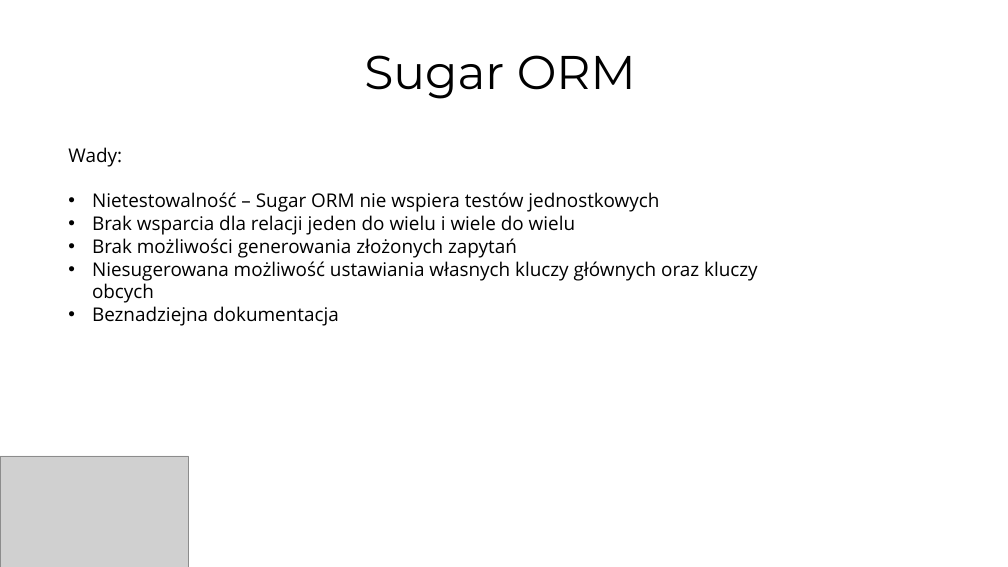
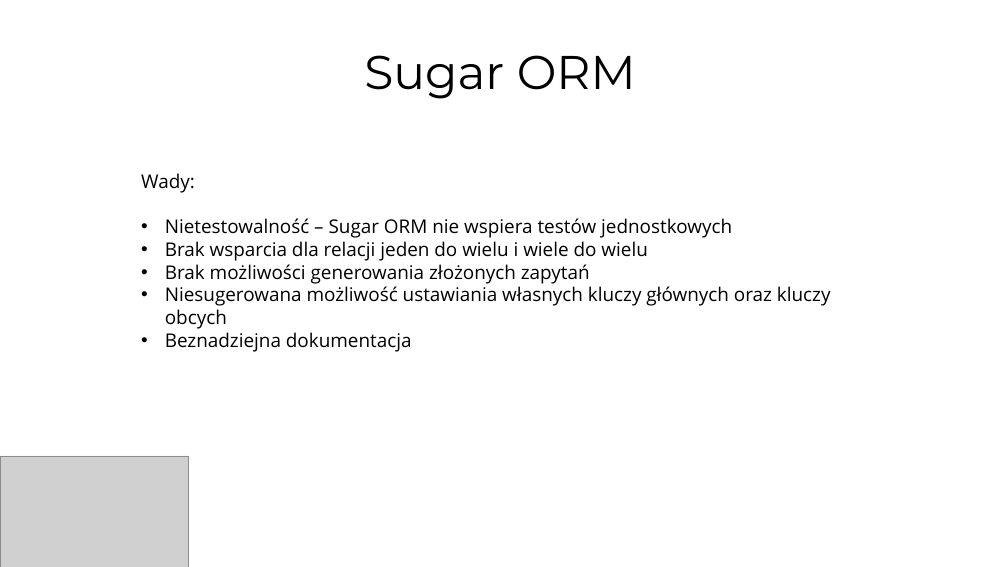
Before and after one commit to mkonicki/MeetUp, a slide deck: slide 12 of GREENDAO.pptx. Drawn at 1008x567 pixels with LibreOffice and Linux fonts; fonts in the diff are those of the drawing; grey boxes stand for pictures. Boxes give left, top, right and bottom in pixels: in the first picture for what was removed or moved away, otherwise in the second. Text is boxed around its words. In the diff, an @@ line names an element or a change of style, - is before the commit and + after.

```diff
--- a/GREENDAO.pptx
+++ b/GREENDAO.pptx
@@ text "Wady:": place and size @@
-text "Wady:" at bbox=[68, 147, 758, 326]
+text "Wady:" at bbox=[141, 173, 831, 352]
```
Also in this commit, not shown: 5 other slides changed.
